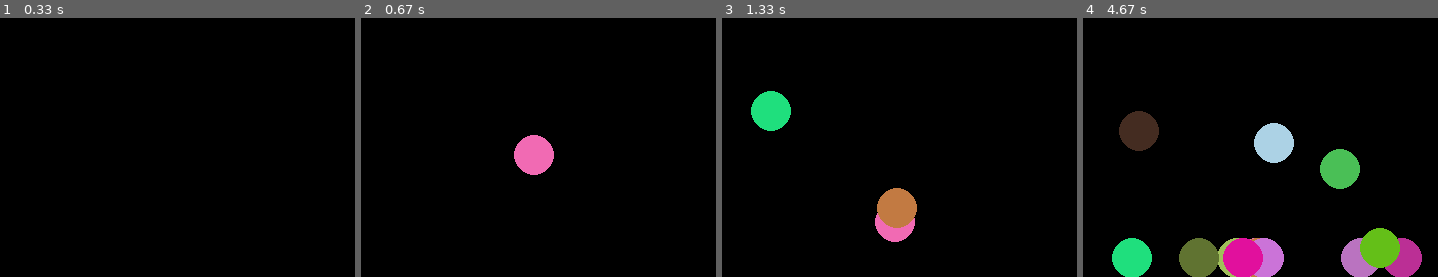
Above: before the commit, frames 1-4 (left to right).
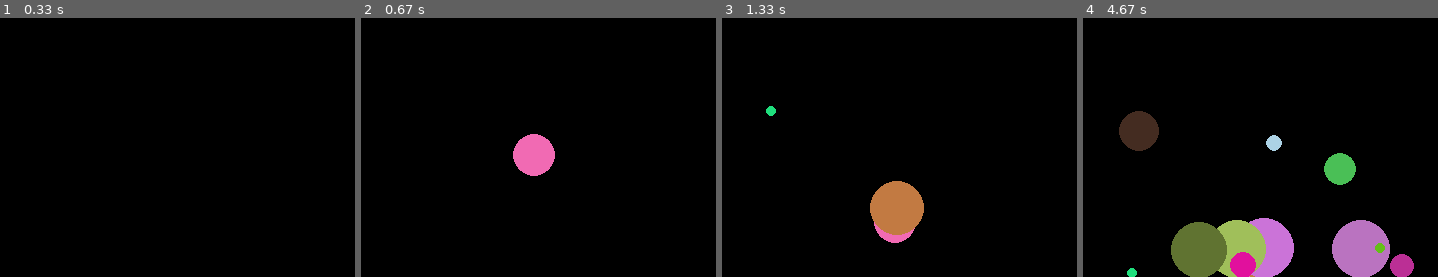
Above: after the commit, the same moments.

Repository: marina311/PyGame
Game: pygame game, started from ball.py
The game is run twice, just before and just after one commit, with the same random seed, the same clock (stepped at 60 frames per second) and the same inputs.
Inputs (mouse positions are in pixels of both pictures, inside the frame that each line leads up to):
- Up to frame 1 (0.33 s): no input
- Up to frame 2 (0.67 s): click (534, 126) at 0.38 s
- Up to frame 3 (1.33 s): click (895, 144) at 0.72 s; click (771, 82) at 1.05 s
- Up to frame 4 (4.67 s): click (1402, 232) at 1.38 s; click (1264, 25) at 1.72 s; click (1235, 204) at 2.05 s; click (1242, 74) at 2.38 s; click (1200, 64) at 2.72 s; click (1359, 100) at 3.05 s; click (1381, 119) at 3.38 s; click (1338, 74) at 3.72 s; click (1139, 69) at 4.05 s; click (1274, 113) at 4.38 s

Frame 1 is identical in both runs. In frame 2, 0.1% of the frame differs, in the area x 42-55%, y 44-62%; in frame 3, 2.4%; in frame 4, 9.5%, in the area x 8-96%, y 40-100%.

Commit message:
Update ball.py

Diff:
--- a/ball.py
+++ b/ball.py
@@ -6,7 +6,7 @@
     def __init__(self, pos):
         self.pos = pos
         self.color = pygame.Color(randint(0, 255), randint(0, 255), randint(0, 255))
-        self.size = 20
+        self.size = randint(5, 30)
 
     def update(self, d):
         if self.pos[1] <= YMAX - self.size:
